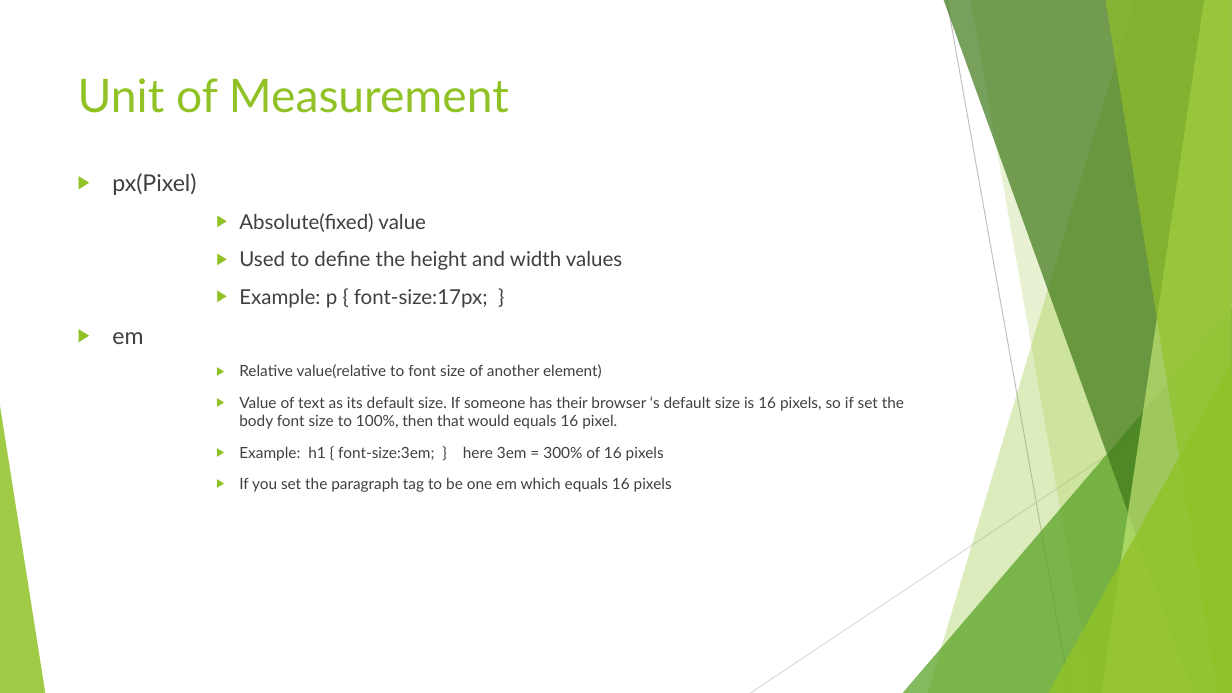
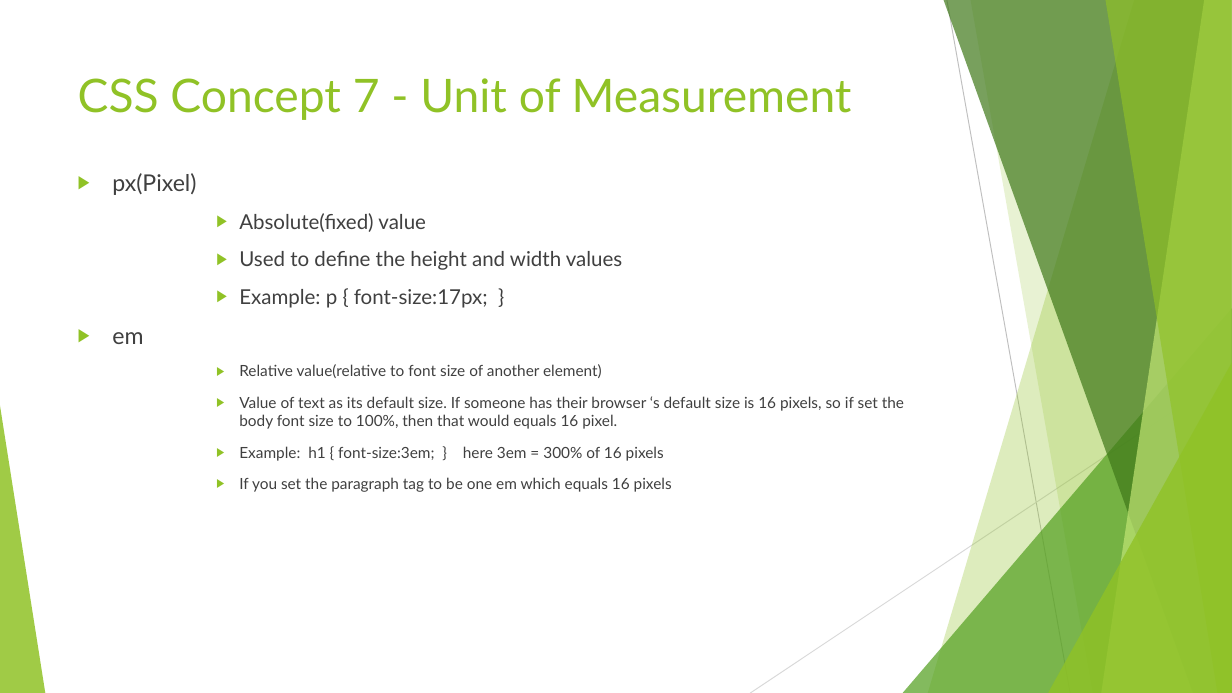
Before and after one commit to anumsh/Introduction-To-CSS, a slide deck: slide 35 of Introduction-to-CSS.pptx. Drawn at 1232x693 pixels with LibreOffice and Linux fonts; fonts in the diff are those of the drawing. Boxes give left, top, right and bottom in pixels: in the first picture for what was removed or moved away, otherwise in the second. Text is boxed around its words. In the diff, an @@ line names an element or a change of style, - is before the commit and + after.

```diff
--- a/Introduction-to-CSS.pptx
+++ b/Introduction-to-CSS.pptx
@@ title at (78, 78, 852, 120): text changed @@
-Unit of Measurement
+CSS Concept 7 - Unit of Measurement
```
Also in this commit, not shown: 1 other slide changed, 1 slide added.
